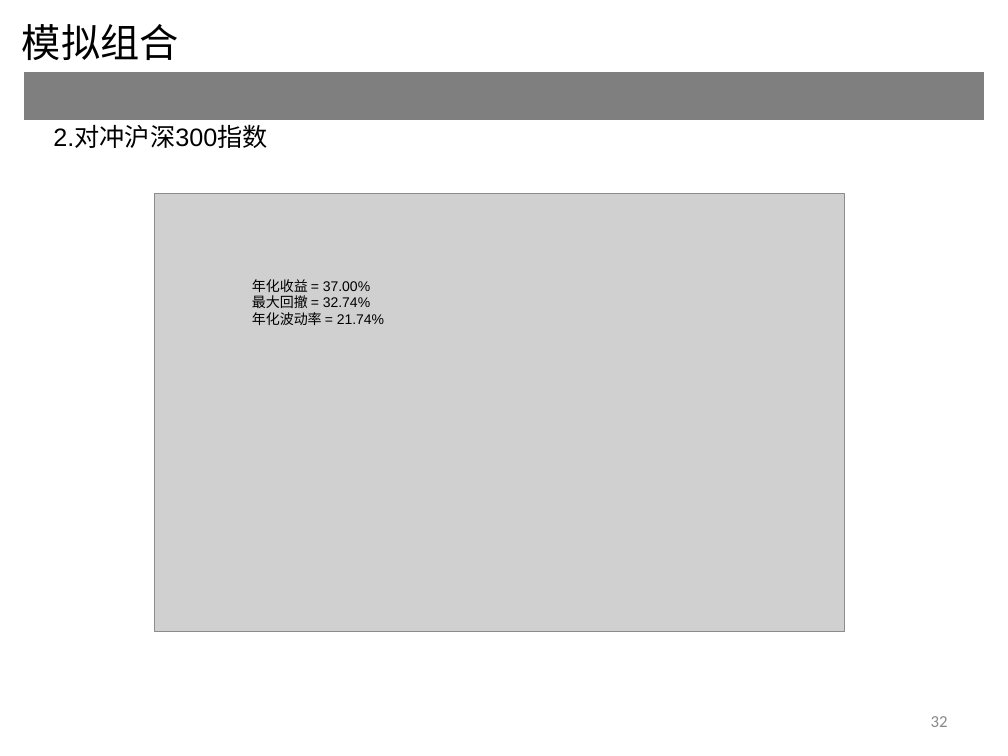
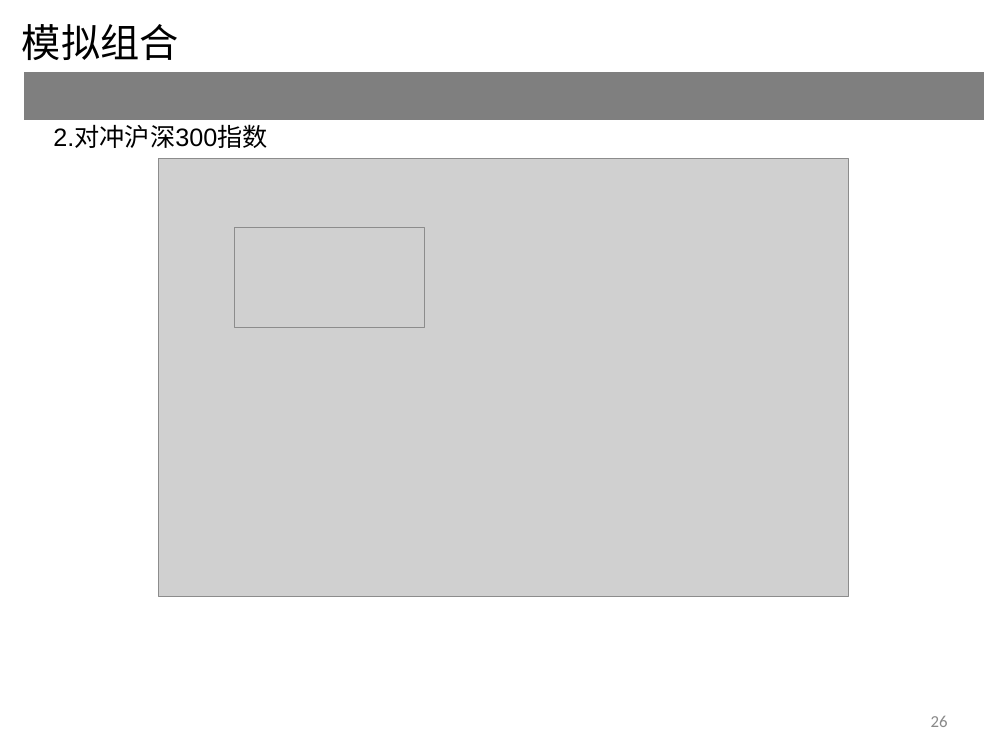
Before and after one commit to rafs/MultiFactor, a slide deck: slide 26 of doc/SmartQ因子.ppt (slide 32 before the commit). Drawn at 1008x756 pixels with LibreOffice and Linux fonts; fonts in the diff are those of the drawing; grey boxes stand for pictures. Boxes give left, top, right and bottom in pixels: in the first picture for what was removed or moved away, otherwise in the second. Text is boxed around its words. In the diff, an @@ line names an element or a change of style, - is before the commit and + after.

```diff
--- a/doc/SmartQ因子.ppt
+++ b/doc/SmartQ因子.ppt
@@ picture: place and size @@
-picture at [154, 194, 845, 632]
+picture at [158, 158, 849, 597]
@@ picture added at [234, 227, 424, 328] @@
@@ text removed at [252, 279, 384, 325] @@
-年化收益 = 37.00%
-最大回撤 = 32.74%
-年化波动率 = 21.74%
@@ page number at [931, 716, 948, 727]: text changed @@
-32
+26
```
Also in this commit, not shown: 7 other slides changed, 7 slides added, 13 slides removed, 9 other files.
